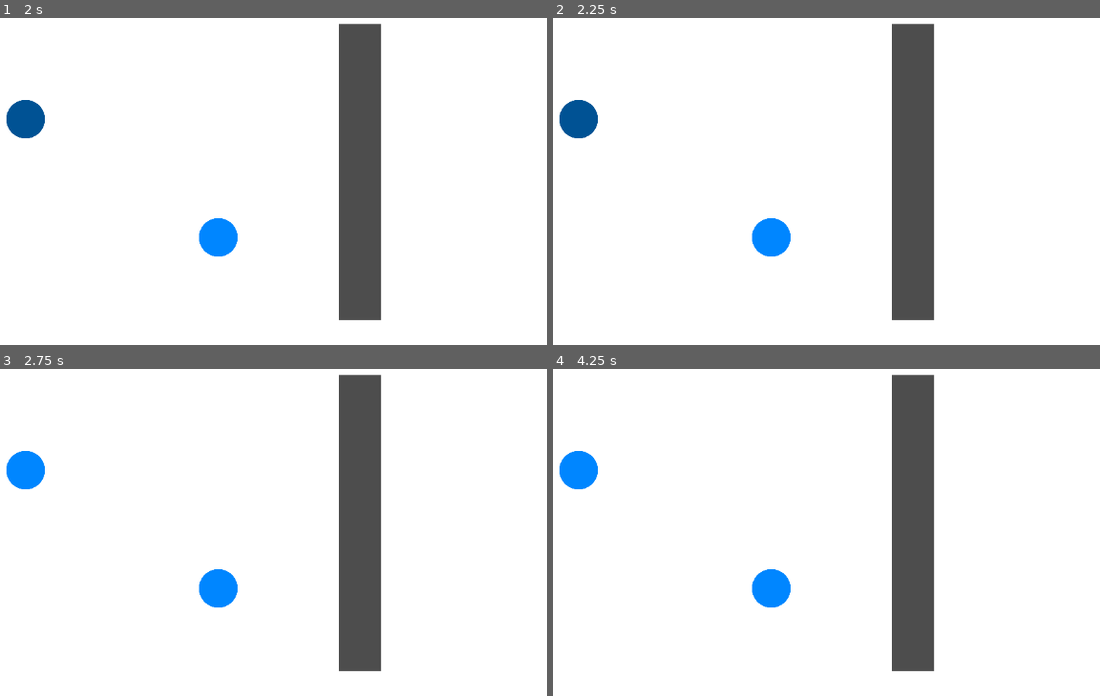
Above: before the commit, frames 1-4 (two rows, left to right).
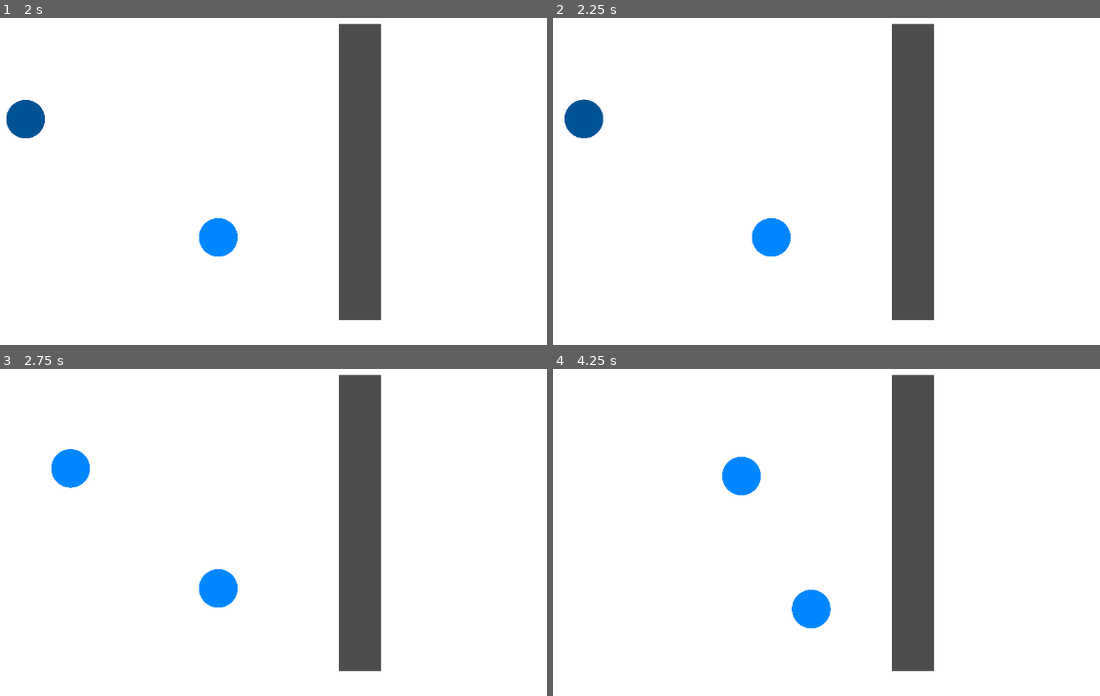
Above: after the commit, the same moments.

Repository: ewandos/godot-plugin-fluid-group-navigation
Game: Godot game, scene res://Game.tscn
Two runs of this game, one before a commit and one after it. Both use one fixed random seed, a clock stepped at 60 frames per second and the inputs below.
Inputs (mouse positions are in pixels of both pictures, inside the frame that each line leads up to):
- Up to frame 1 (2 s): tap Enter at 0.5 s; move the mouse to (464, 174) at 0.52 s; click (464, 174) at 0.67 s; tap Space at 1.25 s; drag from (142, 217) to (27, 119) at 1.27 s
- Up to frame 2 (2.25 s): move the mouse to (924, 103) at 2.02 s; click (924, 103) at 2.17 s
- Up to frame 3 (2.75 s): no input
- Up to frame 4 (4.25 s): drag from (810, 633) to (618, 483) at 2.77 s; move the mouse to (1078, 610) at 3.52 s; click (1078, 610) at 3.67 s

Frame 1 is identical in both runs. In frame 2, 0.3% of the frame differs, in the area x 1-10%, y 24-37%; in frame 3, 1.4%; in frame 4, 2.7%, in the area x 1-51%, y 25-80%.
Error before the commit: Invalid call. Nonexistent function 'get_target_location' in base 'NavigationAgent2D'. (res://Unit.gd:21)
Error after the commit: Invalid call. Nonexistent function 'get_nav_path' in base 'NavigationAgent2D'. (res://PathRenderer.gd:12)

Commit message:
switched to fetching path from navigation server

Diff:
--- a/Game.tscn
+++ b/Game.tscn
@@ -14,13 +14,10 @@
 texture = ExtResource("1_yopa8")
 texture_region_size = Vector2i(64, 64)
 0:0/0 = 0
-0:0/0/physics_layer_0/linear_velocity = Vector2(0, 0)
-0:0/0/physics_layer_0/angular_velocity = 0.0
 0:0/0/navigation_layer_0/polygon = SubResource("NavigationPolygon_yr1mo")
 
 [sub_resource type="TileSet" id="TileSet_0usx0"]
 tile_size = Vector2i(64, 64)
-physics_layer_0/collision_layer = 1
 navigation_layer_0/layers = 1
 sources/0 = SubResource("TileSetAtlasSource_idm1k")
 
--- a/Unit.gd
+++ b/Unit.gd
@@ -8,29 +8,34 @@
 @onready var sprite: Sprite2D = $Sprite2D
 @onready var agent: NavigationAgent2D = $NavigationAgent2d
 
+var result := []
+
 func _ready() -> void:
-	agent.velocity_computed.connect(on_velocity_computed)
-	agent.path_changed.connect(on_path_changed)
-	agent.target_reached.connect(on_target_reached)
+	pass
 
 func _input(event):
 	if event is InputEventMouseButton and event.button_index == MOUSE_BUTTON_LEFT and event.pressed and is_selected:
-		agent.set_target_location(get_viewport().get_mouse_position())
+		var parameter := NavigationPathQueryParameters2D.new()
+		parameter.path_postprocessing = NavigationPathQueryParameters2D.PATH_POSTPROCESSING_CORRIDORFUNNEL
+		parameter.start_position = position
+		parameter.target_position = get_viewport().get_mouse_position()
+		parameter.map = NavigationServer2D.get_maps()[0]
+		var query_result := NavigationPathQueryResult2D.new()
+		NavigationServer2D.query_path(parameter, query_result)
+		result = query_result.get_path()
+		result.remove_at(0)
+		print(result)
 
 func _physics_process(delta: float) -> void:
-	if (agent.get_target_location() == Vector2.ZERO): return
-	var next_location = agent.get_next_location()
-	var v = (next_location - global_position).normalized()
-	agent.set_velocity(v * speed)
+	if (result.size() == 0): return
+	var next_location = result[0]
+	var distance = global_position.distance_to(next_location)
 
-func on_velocity_computed(safe_velocity: Vector2) -> void:
-	position += safe_velocity
+	if (distance <= 10):
+		result.remove_at(0)
 
-func on_path_changed() -> void:
-	pass
-
-func on_target_reached() -> void:
-	print("reached goal")
+	var v = (next_location - global_position).normalized() * speed
+	position += v
 
 func select() -> void:
 	sprite.modulate = color
